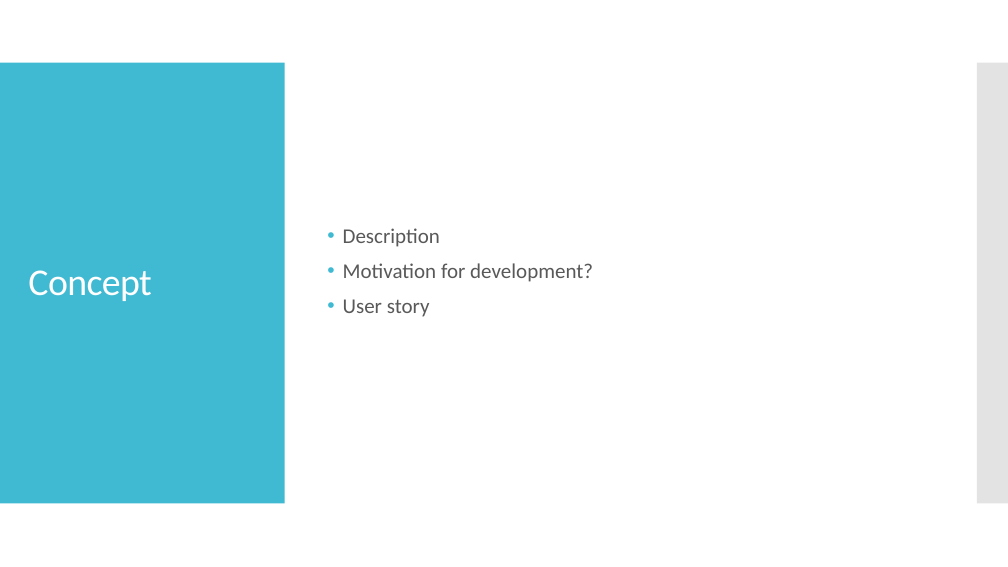
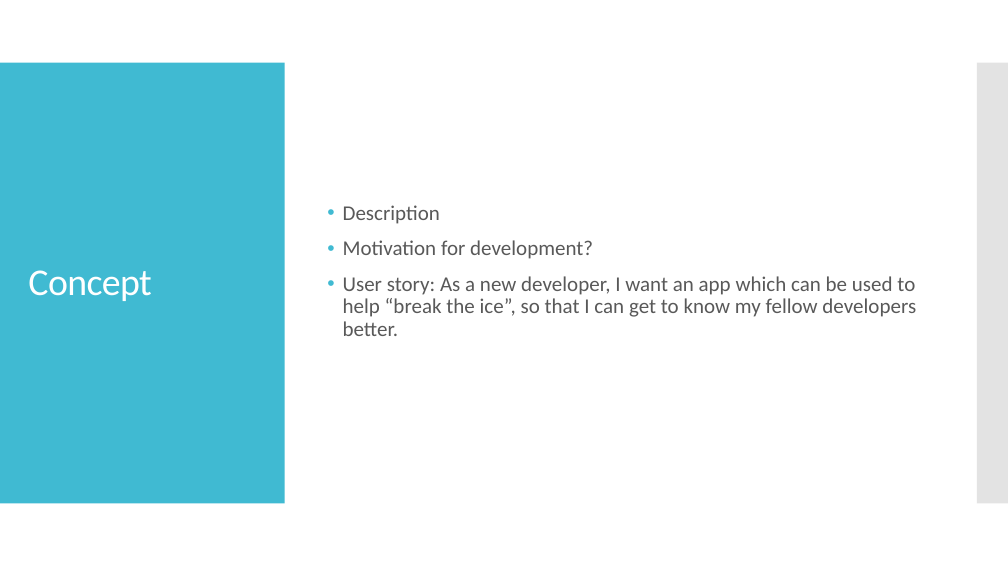
Before and after one commit to aguerra1508/Project2, a slide deck: slide 3 of whoDisHere.pptx. Drawn at 1008x567 pixels with LibreOffice and Linux fonts; fonts in the diff are those of the drawing. Boxes give left, top, right and bottom in pixels: in the first picture for what was removed or moved away, otherwise in the second. Text is boxed around its words. In the diff, an @@ line names an element or a change of style, - is before the commit and + after.

```diff
--- a/whoDisHere.pptx
+++ b/whoDisHere.pptx
@@ text at (x1=343, y1=276, x2=916, y2=336): text changed @@
-• User story
+• User story: As a new developer, I want an app which can be used to help “break the ice”, so that I can get to know my fellow developers better.
```
Also in this commit, not shown: 2 other slides changed, 1 slide added, 1 slide removed, 2 other files.
